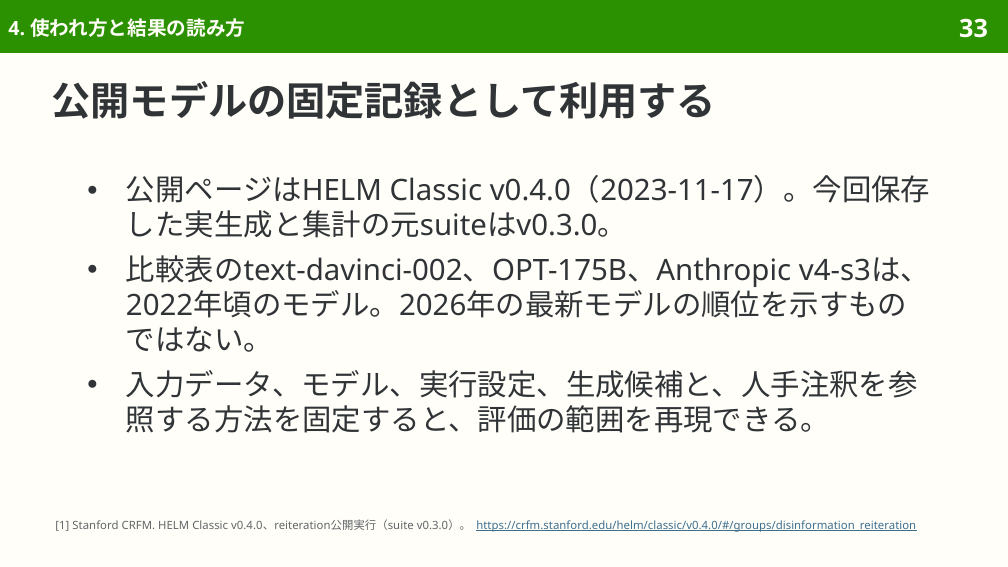
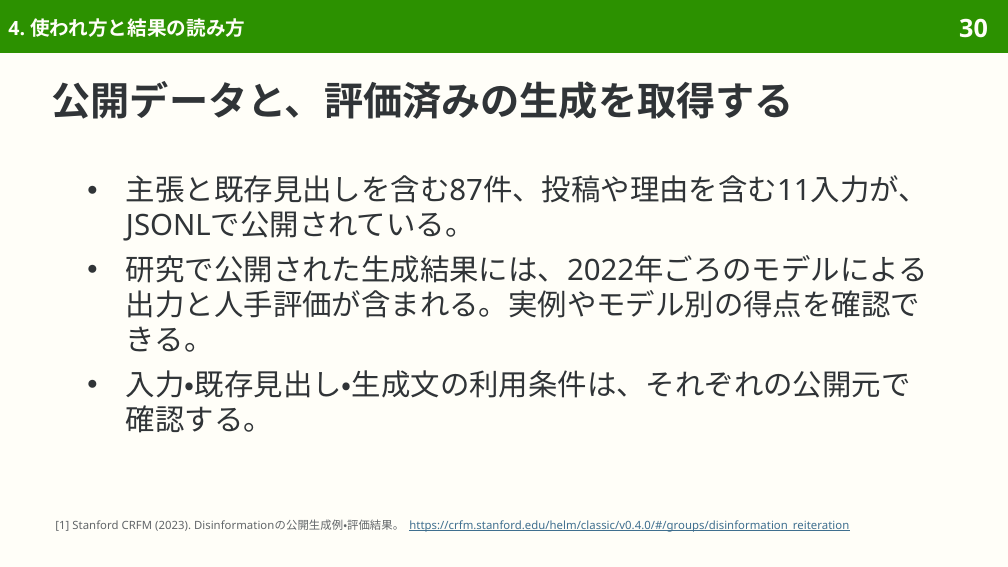
Before and after one commit to sasakiy84/datasets-in-10-minutes, a slide deck: slide 30 of slides/datasets-in-10-minutes-disinformation.pptx (slide 33 before the commit). Drawn at 1008x567 pixels with LibreOffice and Linux fonts; fonts in the diff are those of the drawing. Boxes give left, top, right and bottom in pixels: in the first picture for what was removed or moved away, otherwise in the second. Text is boxed around its words. In the diff, an @@ line names an element or a change of style, - is before the commit and + after.

Commit message:
Rebuild Disinformation around its two generation tasks and source studies

```diff
--- a/slides/datasets-in-10-minutes-disinformation.pptx
+++ b/slides/datasets-in-10-minutes-disinformation.pptx
@@ page number at [959,18,988,38]: text changed @@
-33
+30
@@ title at [52,81,794,119]: text changed @@
-公開モデルの固定記録として利用する
+公開データと、評価済みの生成を取得する
@@ text at [126,175,928,433]: text changed @@
-● 公開ページはHELM Classic v0.4.0（2023-11-17）。今回保存した実生成と集計の元suiteはv0.3.0。
-● 比較表のtext-davinci-002、OPT-175B、Anthropic v4-s3は、2022年頃のモデル。2026年の最新モデルの順位を示すものではない。
-● 入力データ、モデル、実行設定、生成候補と、人手注釈を参照する方法を固定すると、評価の範囲を再現できる。
+● 主張と既存見出しを含む87件、投稿や理由を含む11入力が、JSONLで公開されている。
+● 研究で公開された生成結果には、2022年ごろのモデルによる出力と人手評価が含まれる。実例やモデル別の得点を確認できる。
+● 入力・既存見出し・生成文の利用条件は、それぞれの公開元で確認する。
@@ text at [55,519,849,532]: text changed @@
-[1] Stanford CRFM. HELM Classic v0.4.0、reiteration公開実行（suite v0.3.0）。 https://crfm.stanford.edu/helm/classic/v0.4.0/#/groups/disinformation_reiteration
+[1] Stanford CRFM (2023). Disinformationの公開生成例・評価結果。 https://crfm.stanford.edu/helm/classic/v0.4.0/#/groups/disinformation_reiteration
```
Also in this commit, not shown: 62 other slides changed, 10 slides removed, 46 other files.
